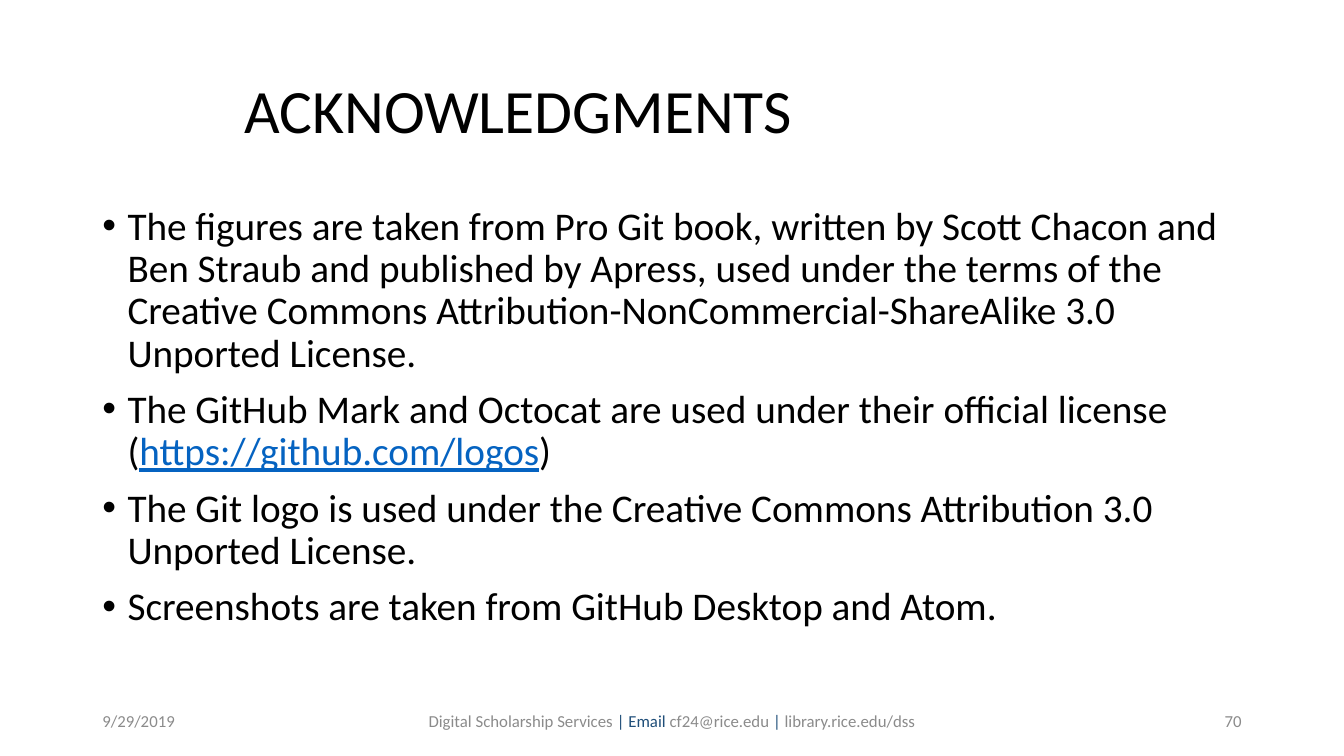
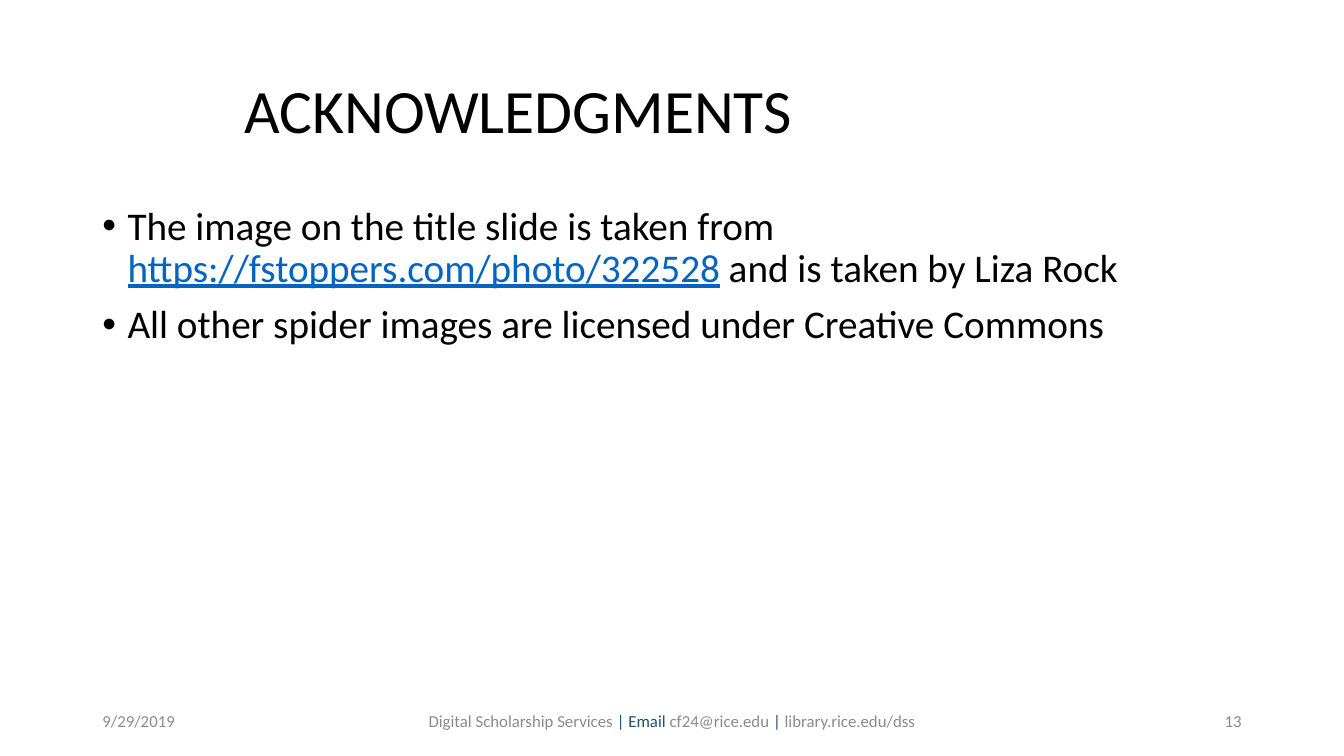
Before and after one commit to bakitybacon/rice-data-and-donuts, a slide deck: slide 13 of webscraping/Web Scraping in Python.pptx (slide 70 before the commit). Drawn at 1344x756 pixels with LibreOffice and Linux fonts; fonts in the diff are those of the drawing; background and template pictures are left out. Boxes give left, top, right and bottom in pixels: in the first picture for what was removed or moved away, otherwise in the second. Text is boxed around its words. In the diff, an @@ line names an element or a change of style, - is before the commit and + after.

```diff
--- a/webscraping/Web Scraping in Python.pptx
+++ b/webscraping/Web Scraping in Python.pptx
@@ text at (128,212,1117,345): text changed @@
-• The figures are taken from Pro Git book, written by Scott Chacon and Ben Straub and published by Apress, used under the terms of the Creative Commons Attribution-NonCommercial-ShareAlike 3.0 Unported License.
-• The GitHub Mark and Octocat are used under their official license (https://github.com/logos)
-• The Git logo is used under the Creative Commons Attribution 3.0 Unported License.
-• Screenshots are taken from GitHub Desktop and Atom.
+• The image on the title slide is taken from https://fstoppers.com/photo/322528 and is taken by Liza Rock
+• All other spider images are licensed under Creative Commons
@@ page number at (1225,716,1242,727): text changed @@
-70
+13
```
Also in this commit, not shown: 9 other slides changed, 3 slides added, 60 slides removed.
